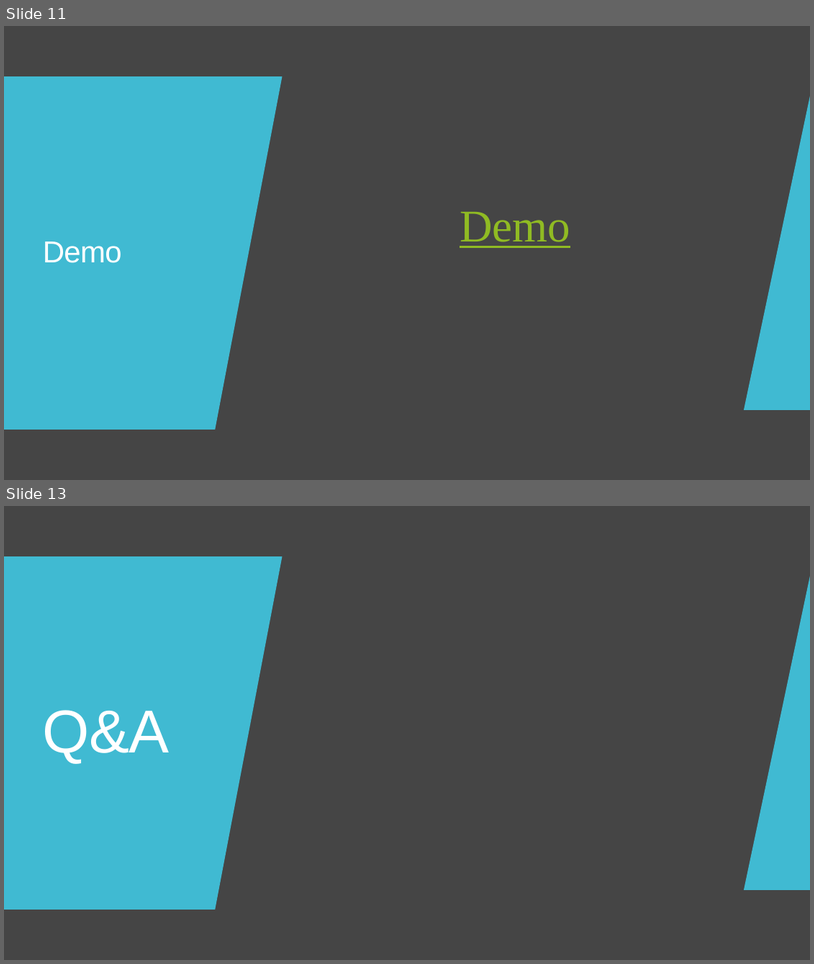
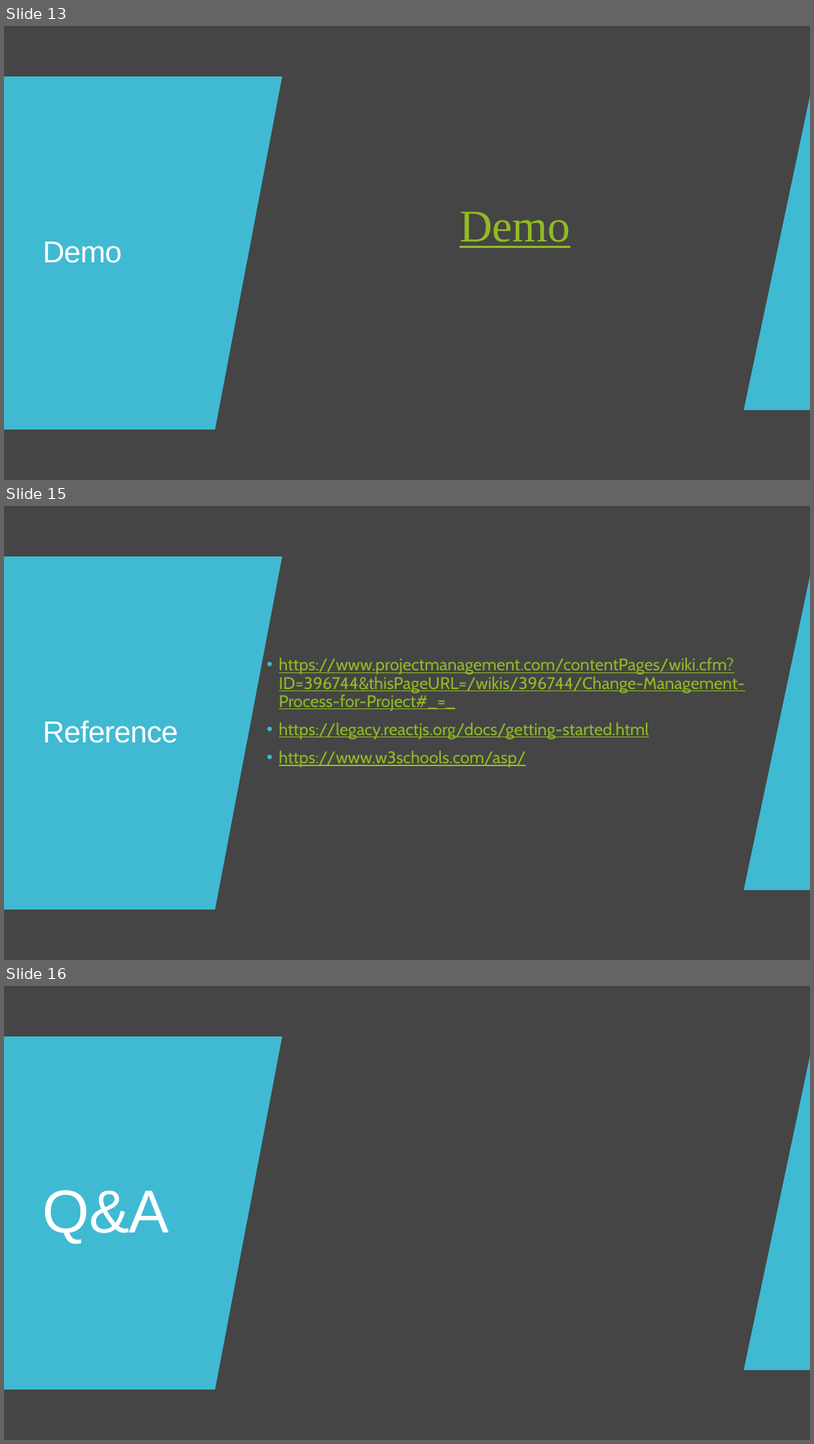
Before and after one commit to SarveshChand12/CS415-Project-Documentation, a slide deck: CS415 Release 1 Presentation.pptx. Shown one above the other, each under a label of ours: slides 11 and 13 before the commit, slides 13, 15 and 16 after it; the slides between them are not shown. The pictures are 814x964 and 814x1444 pixels, drawn with LibreOffice and Linux fonts; fonts in the diff are those of the drawing. Boxes give left, top, right and bottom in pixels: in the first picture for what was removed or moved away, otherwise in the second. Text is boxed around its words. In the diff, an @@ line names an element or a change of style, - is before the commit and + after.

```diff
--- a/CS415 Release 1 Presentation.pptx
+++ b/CS415 Release 1 Presentation.pptx
@@ slide 15 added at [4, 506, 810, 960], background #454545; not listed: 2 template elements that a slide beside it also shows @@
@@ rectangle added at [4, 506, 810, 960], fill #454545 @@
@@ freeform shape added at [4, 556, 282, 909], fill #40BAD2 @@
@@ freeform shape added at [744, 576, 810, 890], fill #40BAD2 @@
@@ text added at [279, 657, 745, 767], 20 pt, text #90BB23, underline @@
+• https://www.projectmanagement.com/contentPages/wiki.cfm?ID=396744&thisPageURL=/wikis/396744/Change-Management-Process-for-Project#_=_
+• https://legacy.reactjs.org/docs/getting-started.html
+• https://www.w3schools.com/asp/
@@ title added at [43, 720, 178, 743], 36 pt, text #FFFFFF @@
+Reference
@@ what was slide 11 is now slide 13 @@
@@ what was slide 13 is now slide 16 @@
```
Also in this commit, not shown: 2 slides changed, 2 other slides added, 3 other files.
